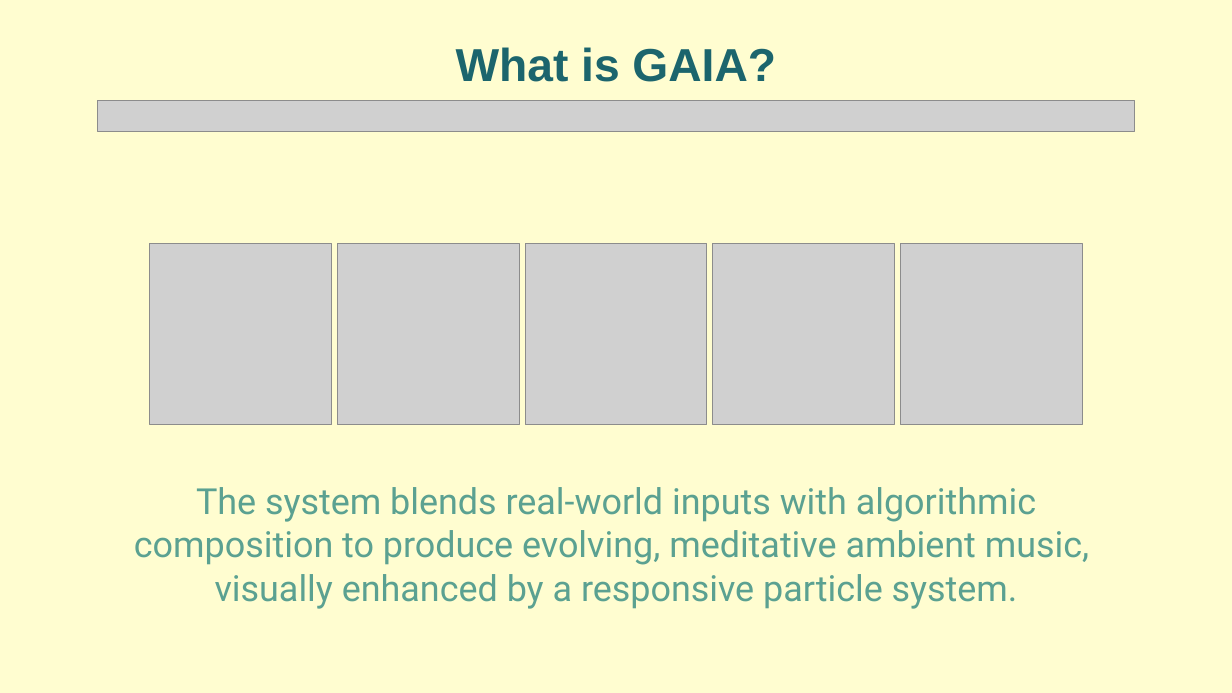
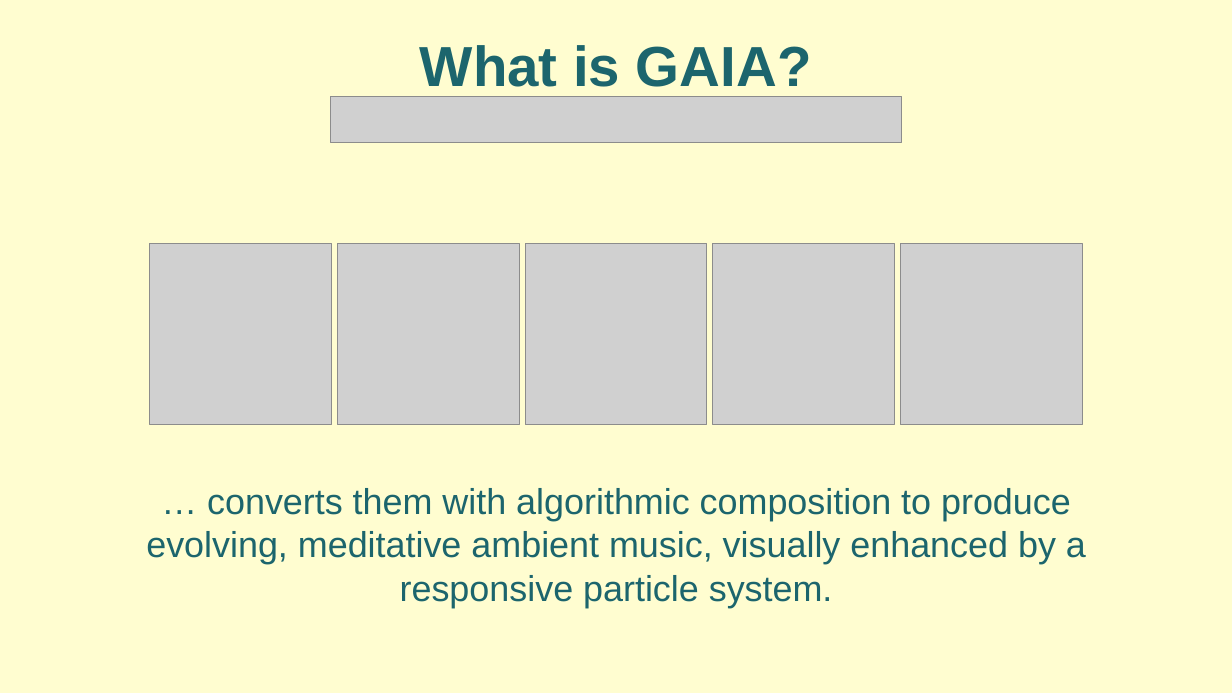
Before and after one commit to Ciorpy/G.A.I.A.-CMLS-2025, a slide deck: slide 4 of GAIA.pptx (slide 6 before the commit). Drawn at 1232x693 pixels with LibreOffice and Linux fonts; fonts in the diff are those of the drawing; grey boxes stand for pictures. Boxes give left, top, right and bottom in pixels: in the first picture for what was removed or moved away, otherwise in the second. Text is boxed around its words. In the diff, an @@ line names an element or a change of style, - is before the commit and + after.

```diff
--- a/GAIA.pptx
+++ b/GAIA.pptx
@@ text "What is GAIA?" at [420, 45, 812, 87]: size 36 to 44 pt @@
@@ picture removed at [97, 100, 1135, 131] @@
@@ picture added at [330, 96, 901, 142] @@
@@ text at [146, 488, 1086, 608]: text changed; font Roboto to Arial; text colour #5BA191 to #1C656D @@
-The system blends real-world inputs with algorithmic composition to produce evolving, meditative ambient music,
-visually enhanced by a responsive particle system.
+… converts them with algorithmic composition to produce evolving, meditative ambient music, visually enhanced by a responsive particle system.
```
Also in this commit, not shown: 27 other slides changed, 2 slides added, 5 slides removed, 5 other files.
